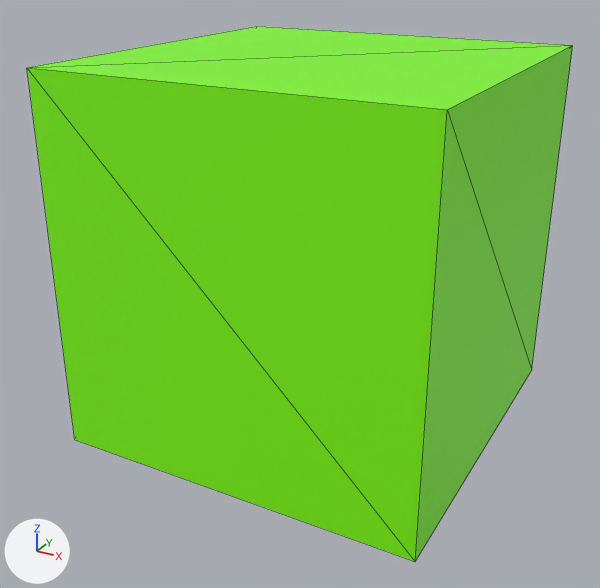
Two versions of the glTF model Models/ModelDaniel/Puzzel/Tegel3.gltf, one commit apart.
The view is the same before and after, from a 50 mm lens placed at (-0.695, -0.914, 1.822), pointed at (-0.895, -0.551, 1.641). The lights are fixed; the arrows at lower left show +X, +Y and +Z. Mesh edges are drawn as thin lines. Where no turn or scale is listed for an object, it has been applied to the vertices.
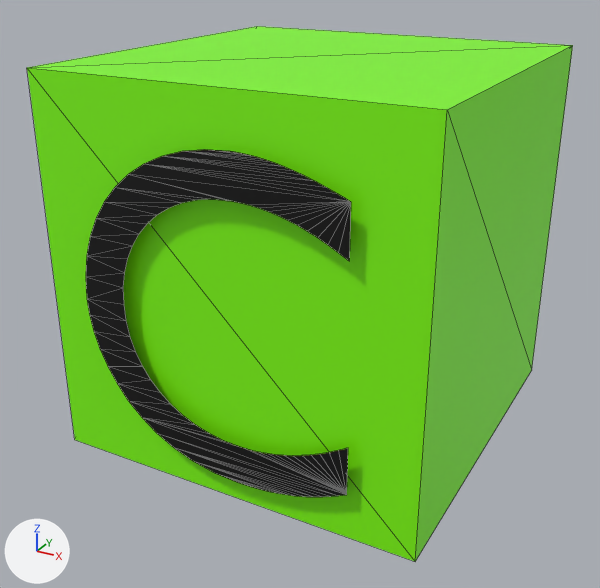
Changed parts and their boxes [x1, y1, x2, y2] in the pictures (600 x 588 px):
'Text.010', added (black): after [86, 150, 351, 497]

The change, as a diff of the scene's bpy script:
```diff
--- a/Models/ModelDaniel/Puzzel/Tegel3.gltf.py
+++ b/Models/ModelDaniel/Puzzel/Tegel3.gltf.py
@@ mat_material_012 @@
+mat_material_012 = principled_material('Material.012')
+mat_material_012.base_color = (0.0, 0.0, 0.0)  # black #000000
@@ me_text_010 @@
+me_text_010.from_pydata(...)  # 98 vertices, 96 faces; spans x 0.011..0.153, y 0.0, z -0.002..0.159
+me_text_010.materials.append(mat_material_012)  # black #000000
@@ ob_text_010 @@
+ob_text_010 = bpy.data.objects.new('Text.010', me_text_010)
+ob_text_010.location = (-0.9749, -0.6404, 1.5817)
```
